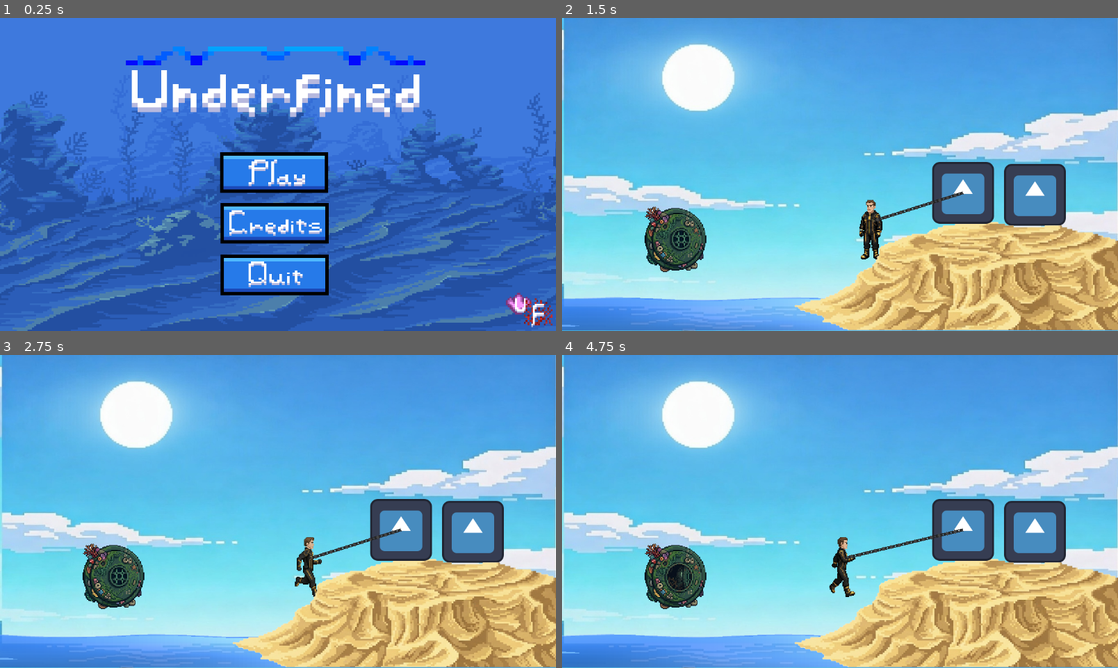
Above: before the commit, frames 1-4 (two rows, left to right).
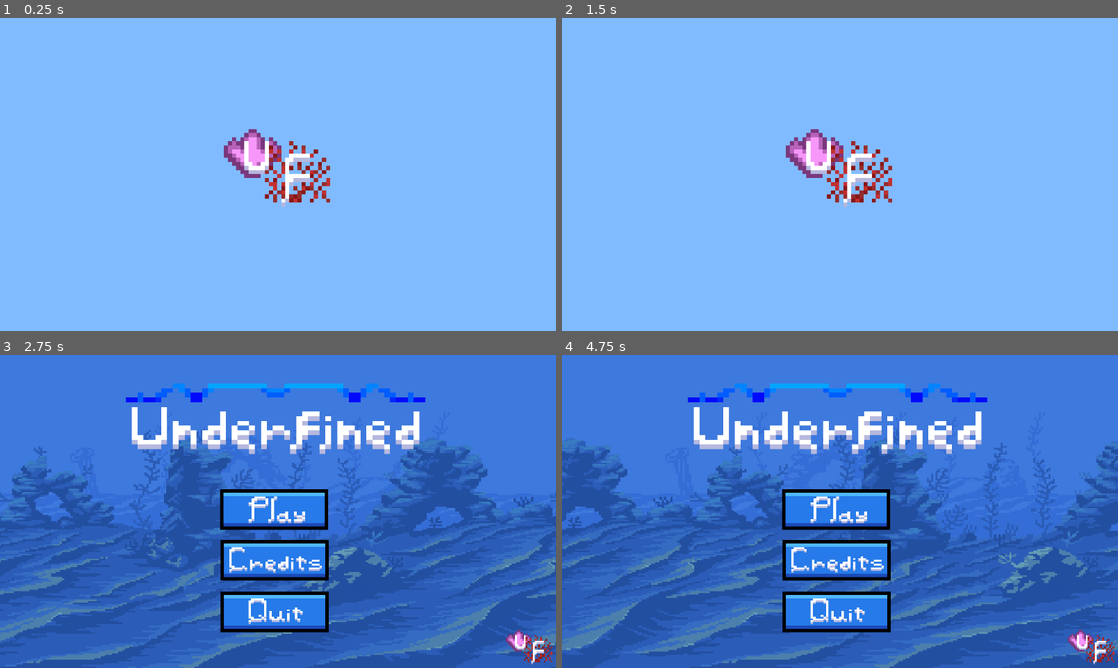
Above: after the commit, the same moments.

Repository: Jadiefication/Campfire-GameJam
Game: Godot game, scene res://scenes/main_menu.tscn
Two runs of this game, one before a commit and one after it. Both use one fixed random seed, a clock stepped at 60 frames per second and the inputs below. The engine's default icon, where the game draws it, is replaced by a stand-in: a white triangle on a blue panel in a dark square.
Inputs (mouse positions are in pixels of both pictures, inside the frame that each line leads up to):
- Up to frame 1 (0.25 s): no input
- Up to frame 2 (1.5 s): click (834, 171) at 0.5 s; click (834, 224) at 1.27 s
- Up to frame 3 (2.75 s): tap Enter (ui_accept) at 2, 2.27 s; hold Right (move_right) from 2.03 s (still down)
- Up to frame 4 (4.75 s): tap Enter (ui_accept) at 3.02, 4.52 s; release Right (move_right) at 3.53 s; hold A (move_left) 3.53-4.28 s; hold Right (move_right) from 4.28 s (still down)

The runs differ from the first frame. In frame 1, 100% of the frame differs, in the area x 0-100%, y 0-100%; in frame 2, 97%; in frame 3, 99%; in frame 4, 99%.

Commit message:
better ui

Diff:
--- a/scenes/main_menu.tscn
+++ b/scenes/main_menu.tscn
@@ -1,6 +1,7 @@
 [gd_scene format=3 uid="uid://b415pmji38omb"]
 
 [ext_resource type="Texture2D" uid="uid://c1ks7jpi55478" path="res://IMGS/title/far.png" id="1"]
+[ext_resource type="Script" uid="uid://2vdk1t32pgvn" path="res://scripts/splash.gd" id="1_flqon"]
 [ext_resource type="Texture2D" uid="uid://cndvyneft6tr3" path="res://IMGS/title/sand.png" id="2"]
 [ext_resource type="Texture2D" uid="uid://nx5rf0nrds4e" path="res://IMGS/title/foreground-1.png" id="3"]
 [ext_resource type="Texture2D" uid="uid://b2g4x5syc17ek" path="res://IMGS/title/foreground-2.png" id="4"]
@@ -47,6 +48,7 @@
 anchor_bottom = 1.0
 grow_horizontal = 2
 grow_vertical = 2
+script = ExtResource("1_flqon")
 
 [node name="Far" type="TextureRect" parent="." unique_id=2069665196]
 texture_filter = 1
@@ -162,6 +164,22 @@
 offset_bottom = 666.0
 texture = ExtResource("11_j7ex8")
 
+[node name="SplashOverlay" type="ColorRect" parent="." unique_id=40922560]
+layout_mode = 0
+offset_top = -4.0
+offset_right = 1162.0
+offset_bottom = 666.0
+color = Color(0.5070965, 0.73186594, 1, 1)
+
+[node name="SplashLogo" type="TextureRect" parent="SplashOverlay" unique_id=120408164]
+texture_filter = 1
+layout_mode = 0
+offset_left = 447.0
+offset_top = 183.0
+offset_right = 718.0
+offset_bottom = 454.0
+texture = ExtResource("11_j7ex8")
+
 [connection signal="pressed" from="Button" to="Button" method="_on_pressed"]
 [connection signal="pressed" from="Button2" to="Button" method="_on_credits_pressed"]
 [connection signal="pressed" from="Button3" to="Button" method="_on_quit_pressed"]
--- a/scripts/play_button.gd
+++ b/scripts/play_button.gd
@@ -1,13 +1,28 @@
 extends Button
 
+@onready var splash = get_parent().get_node("SplashOverlay")
+@onready var logo = splash.get_node("SplashLogo")
+
 func _on_pressed() -> void:
-	get_tree().change_scene_to_file("res://scenes/base.tscn")
+	await transition_to_scene("res://scenes/base.tscn")
 
-
+func _on_credits_pressed() -> void:
+	await transition_to_scene("res://scenes/credits.tscn")
 
 func _on_quit_pressed() -> void:
 	get_tree().quit()
 
+func transition_to_scene(scene_path: String) -> void:
+	# Reuse same overlay + logo
+	splash.visible = true
+	logo.visible = true
 
-func _on_credits_pressed() -> void:
-	get_tree().change_scene_to_file("res://scenes/credits.tscn")
+	splash.modulate.a = 0.0
+	logo.modulate.a = 1.0  # logo stays visible
+
+	var tween = create_tween()
+	tween.tween_property(splash, "modulate:a", 1.0, 1.0) # fade overlay in
+	tween.tween_property(logo, "modulate:a", 0.0, 1.0)   # fade logo out if desired
+	await tween.finished
+
+	get_tree().change_scene_to_file(scene_path)
--- /dev/null
+++ b/scripts/splash.gd
@@ -0,0 +1,16 @@
+extends Control
+
+@onready var splash = $SplashOverlay
+@onready var logo = $SplashOverlay/SplashLogo
+
+func _ready():
+	# Wait 1.5 seconds
+	await get_tree().create_timer(1.5).timeout
+
+	# Create one tween and fade both at once
+	var tween = create_tween()
+	tween.tween_property(splash, "modulate:a", 0.0, 1.0)
+	tween.tween_property(logo, "modulate:a", 0.0, 1.0)
+	await tween.finished
+
+	splash.visible = false
Not shown, added: scripts/splash.gd.uid
